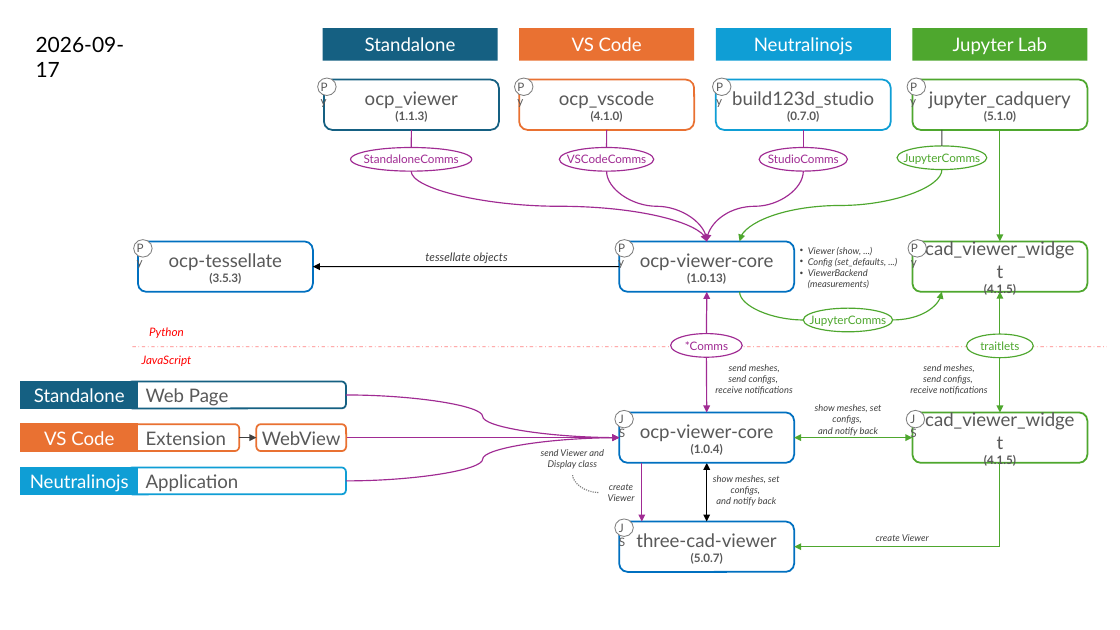
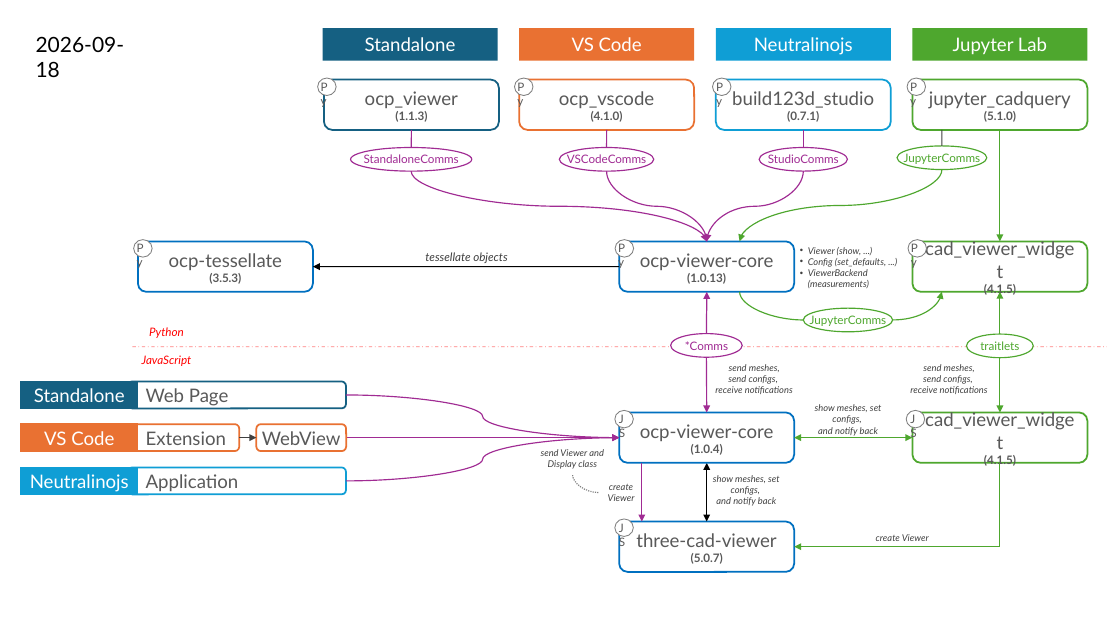
Before and after one commit to bernhard-42/ocp_viewer_docs, a slide deck: slide 1 of architecture/viewer-ecosystem.pptx. Drawn at 1120x630 pixels with LibreOffice and Linux fonts; fonts in the diff are those of the drawing. Boxes give left, top, right and bottom in pixels: in the first picture for what was removed or moved away, otherwise in the second. Text is boxed around its words. In the diff, an @@ line names an element or a change of style, - is before the commit and + after.

```diff
--- a/architecture/viewer-ecosystem.pptx
+++ b/architecture/viewer-ecosystem.pptx
@@ text at (36, 36, 125, 77): text changed @@
-2026-09-17
+2026-09-18
@@ text in rounded rectangle at (732, 91, 874, 122): text changed @@
-build123d_studio
-(0.7.0)
+build123d_studio
+(0.7.1)
```
Also in this commit, not shown: 1 other slide changed, 6 other files.
